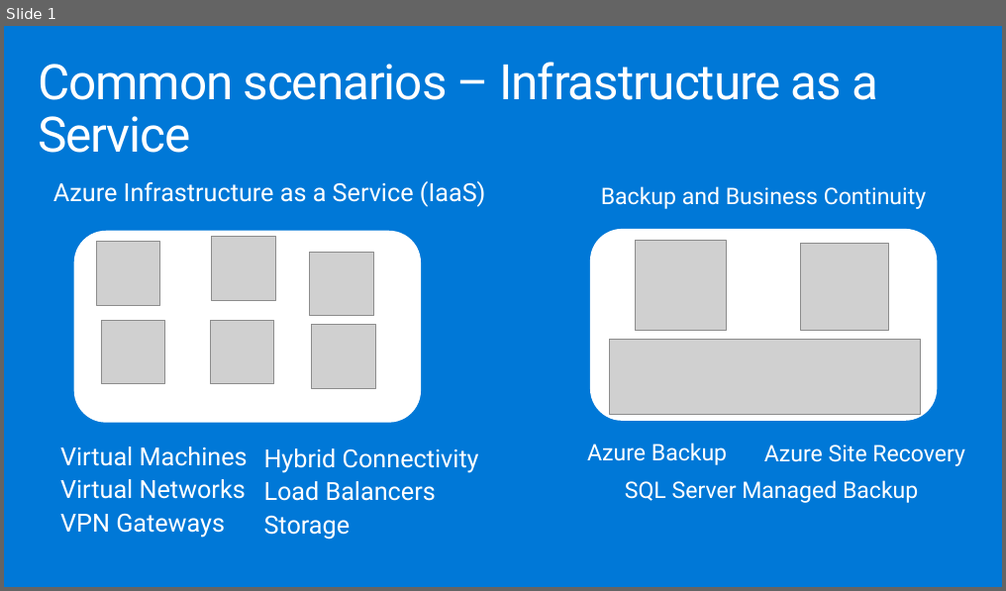
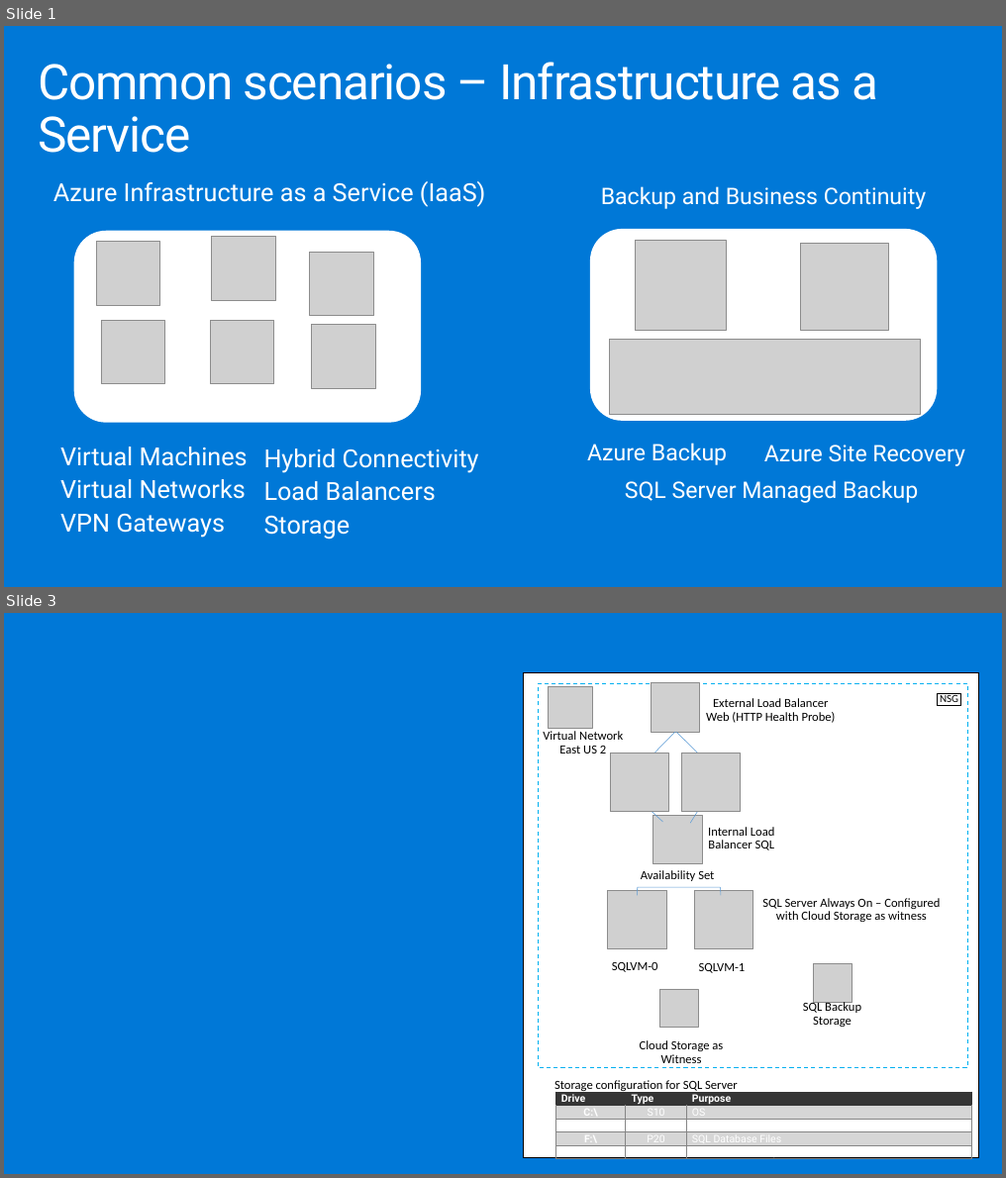
Before and after one commit to yungchou/contoso.insurance, a slide deck: Whiteboard design session/resources/diagrams.pptx. Shown one above the other, each under a label of ours: slide 1 before the commit, slides 1 and 3 after it; the slides between them are not shown. The pictures are 1006x591 and 1006x1178 pixels, drawn with LibreOffice and Linux fonts; fonts in the diff are those of the drawing; grey boxes stand for pictures. Boxes give left, top, right and bottom in pixels: in the first picture for what was removed or moved away, otherwise in the second. Text is boxed around its words. In the diff, an @@ line names an element or a change of style, - is before the commit and + after.

Commit message:
WDS slides-Replacing diagrams with pictures, updatig alt text

```diff
--- a/Whiteboard design session/resources/diagrams.pptx
+++ b/Whiteboard design session/resources/diagrams.pptx
@@ slide 3 added at [4,613,1002,1174], background #0078D7 @@
@@ rectangle added at [523,673,979,1158], fill #FFFFFF, outline #000000 1 pt, 24 pt, text #FFFFFF @@
+7
@@ rectangle added at [538,683,967,1068], fill #FFFFFF, outline #00B0F0 1 pt dashed @@
@@ picture added at [548,687,592,728] @@
@@ picture added at [650,683,699,732] @@
@@ text added at [706,698,836,723], 12 pt, text #000000 @@
+External Load Balancer Web (HTTP Health Probe)
@@ rectangle added at [938,694,960,706], outline #000000 0.75 pt, 10.5 pt, text #000000 @@
+NSG
@@ text added at [543,731,623,754], 12 pt, text #000000 @@
+Virtual Network
+East US 2
@@ picture added at [611,753,669,812] @@
@@ line added from (675, 732) to (650, 757), #5B9BD5 0.5 pt @@
@@ line added from (676, 732) to (707, 762), #5B9BD5 0.5 pt @@
@@ picture added at [681,753,741,812] @@
@@ line added from (644, 804) to (662, 822), #5B9BD5 0.5 pt @@
@@ picture added at [653,815,702,863] @@
@@ line added from (699, 808) to (690, 823), #5B9BD5 0.5 pt @@
@@ text added at [708,827,775,851], 12 pt, text #000000 @@
+Internal Load Balancer SQL
@@ text added at [641,870,714,881], 12 pt, text #000000 @@
+Availability Set
@@ picture added at [608,891,667,950] @@
@@ right bracket added at [637,887,721,895], outline #5B9BD5 0.5 pt @@
@@ picture added at [694,891,753,950] @@
@@ text added at [762,898,940,922], 12 pt, text #000000 @@
+SQL Server Always On – Configured with Cloud Storage as witness
@@ text added at [612,962,658,972], 12 pt, text #000000 @@
+SQLVM-0
@@ text added at [699,963,746,973], 12 pt, text #000000 @@
+SQLVM-1
@@ picture added at [813,964,851,1002] @@
@@ picture added at [659,989,698,1028] @@
@@ text added at [803,1000,861,1027], 12 pt, text #000000 @@
+SQL Backup Storage
@@ text added at [640,1041,723,1063], 12 pt, text #000000 @@
+Cloud Storage as Witness
@@ text added at [554,1080,738,1091], 12 pt, text #000000 @@
+Storage configuration for SQL Server
@@ table added at [555,1092,971,1163], 5 rows, 3 columns @@
+Drive | Type | Purpose
+C:\ | S10 | OS
+D:\ | Local SSD | TempDB broken into multiple files (match number of cores)
+F:\ | P20 | SQL Database Files
+G:\ | P20 | SQL Database Log Files
```
Also in this commit, not shown: 1 other slide added.
